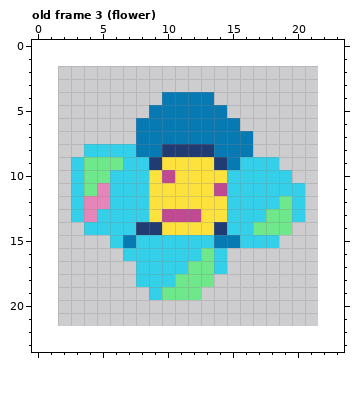
Pixel-art file, stored at aseprite/blue_flower.aseprite. The first picture shows the starting point.
20x20 pixels, 3 frames. Shown: old frame 3 (flower). The old version is drawn lined up with the new one, on the new canvas. The commit also changed other frames, which this record leaves out.
The same view after the edit:
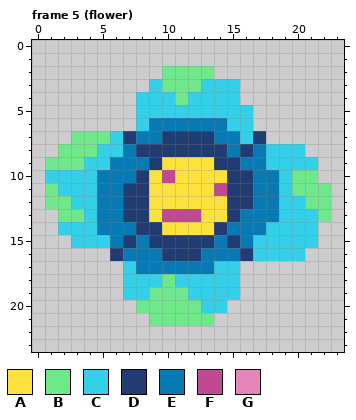
Palette (. is transparent): A #fde23e  B #6fe88c  C #34cfe9  D #213c72  E #077ab4  F #bf4a92  G #e685b9
A new or re-ordered frame is compared with the old frame closest to it.
Difference:
canvas 20x20 -> 24x24, the old top-left corner now at 2,2
frames 3 -> 5
--- frame 5 (flower) is new; against old frame 3 (flower)
@@ x 0..23 @@
  1 ........................
- 2 ........................
- 3 ........................
- 4 ..........EEEE..........
- 5 .........EEEEEE.........
- 6 ........EEEEEEEE........
- 7 ........EEEEEEEEE.......
- 8 ....CCCCEEDDDDEEE.......
- 9 ...CBBBCCDAAAADECCC.....
-10 ...CBBCCCAFAAAACCCCC....
-11 ...CBGCCCAAAAAFCCCCCC...
-12 ...CGGCCCAAAAAACCCCBC...
-13 ...CGCCCCAFFFAACCCBBC...
-14 ....CCCCDDAAAADCCBBB....
-15 ......CECCCCCCEECCC.....
-16 .......CCCCCCBC.........
-17 ........CCCCBBC.........
-18 ........CCCBBB..........
-19 .........CBBB...........
-20 ........................
-21 ........................
+ 2 ..........BBBB..........
+ 3 .........CBBBCCC........
+ 4 ........CCCBCCCC........
+ 5 ........CCCCCCCCC.......
+ 6 ........CEEEEEECC.......
+ 7 ...BBBCDEEDDDDEECD......
+ 8 ..BBBCCEDDDDDDDEDECCC...
+ 9 .BBBCCEEEDAAAADDEECCCC..
+10 .CCCCEEEDAFAAAADDEECBB..
+11 .BCCCEEDDAAAAAFDDEECBBB.
+12 .BBCCEEDDAAAAAADDEECCBB.
+13 ..BBCEEDDAFFFAADEEECCCB.
+14 ..CCCEEEDDAAAADEEECCCC..
+15 ...CCCEDEDDDDDEDECCCCC..
+16 ......DEEEDDDEEEDCCCC...
+17 .......CEEEEEECC........
+18 .......CCCBCCCCC........
+19 .......CCBBBCCCC........
+20 ........BBBBBCC.........
+21 .........BBBBB..........
 22 ........................
